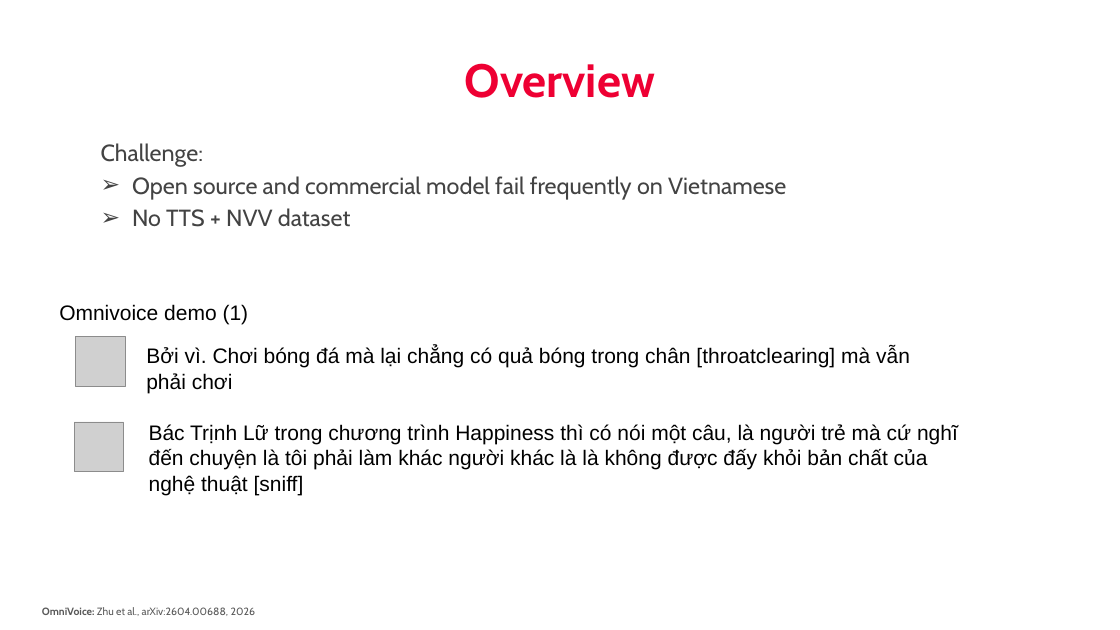
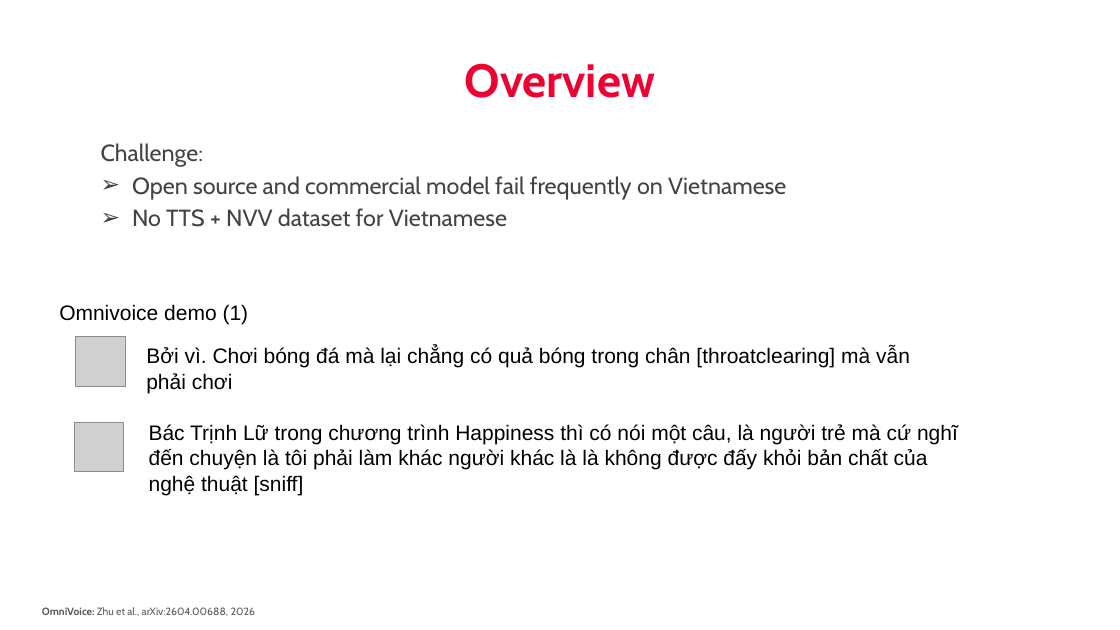
Before and after one commit to nhakanasi/VDT_GD2, a slide deck: slide 4 of Method.pptx. Drawn at 1120x630 pixels with LibreOffice and Linux fonts; fonts in the diff are those of the drawing; grey boxes stand for pictures; background and template pictures are left out. Boxes give left, top, right and bottom in pixels: in the first picture for what was removed or moved away, otherwise in the second. Text is boxed around its words. In the diff, an @@ line names an element or a change of style, - is before the commit and + after.

```diff
--- a/Method.pptx
+++ b/Method.pptx
@@ text at (132, 208, 507, 227): text changed @@
-➢ No TTS + NVV dataset
+➢ No TTS + NVV dataset for Vietnamese
```
Also in this commit, not shown: 3 other slides changed.
